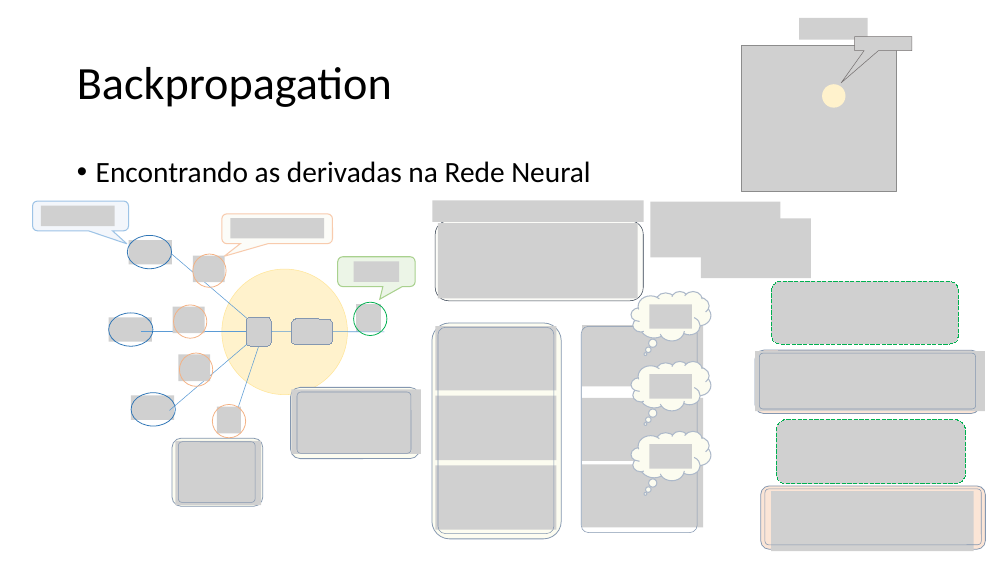
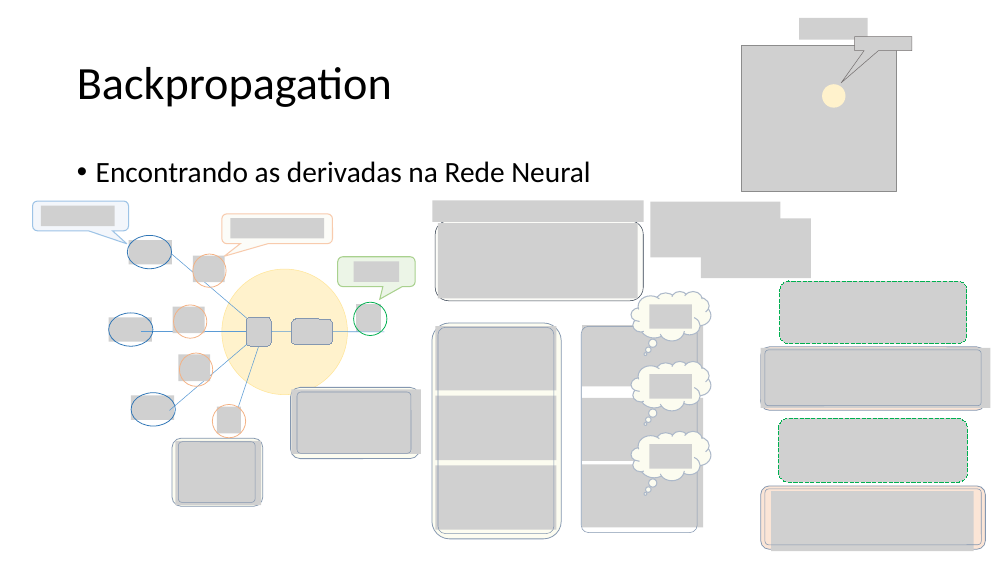
Before and after one commit to jairoalves/backpropagation, a slide deck: slide 21 of oficina de backpropagation/Backprop_LAMFO_Jairo.pptx. Drawn at 1008x567 pixels with LibreOffice and Linux fonts; fonts in the diff are those of the drawing; grey boxes stand for pictures; background and template pictures are left out. Boxes give left, top, right and bottom in pixels: in the first picture for what was removed or moved away, otherwise in the second. Text is boxed around its words. In the diff, an @@ line names an element or a change of style, - is before the commit and + after.

```diff
--- a/oficina de backpropagation/Backprop_LAMFO_Jairo.pptx
+++ b/oficina de backpropagation/Backprop_LAMFO_Jairo.pptx
@@ picture: place and size @@
-picture at (771, 281, 959, 344)
+picture at (780, 281, 967, 344)
@@ 2 rounded rectangles, 1 picture: place and size @@
-2 rounded rectangles, 1 picture at (755, 350, 985, 414)
+2 rounded rectangles, 1 picture at (761, 347, 991, 411)
```
Also in this commit, not shown: 1 other slide changed, 2 slides added.
